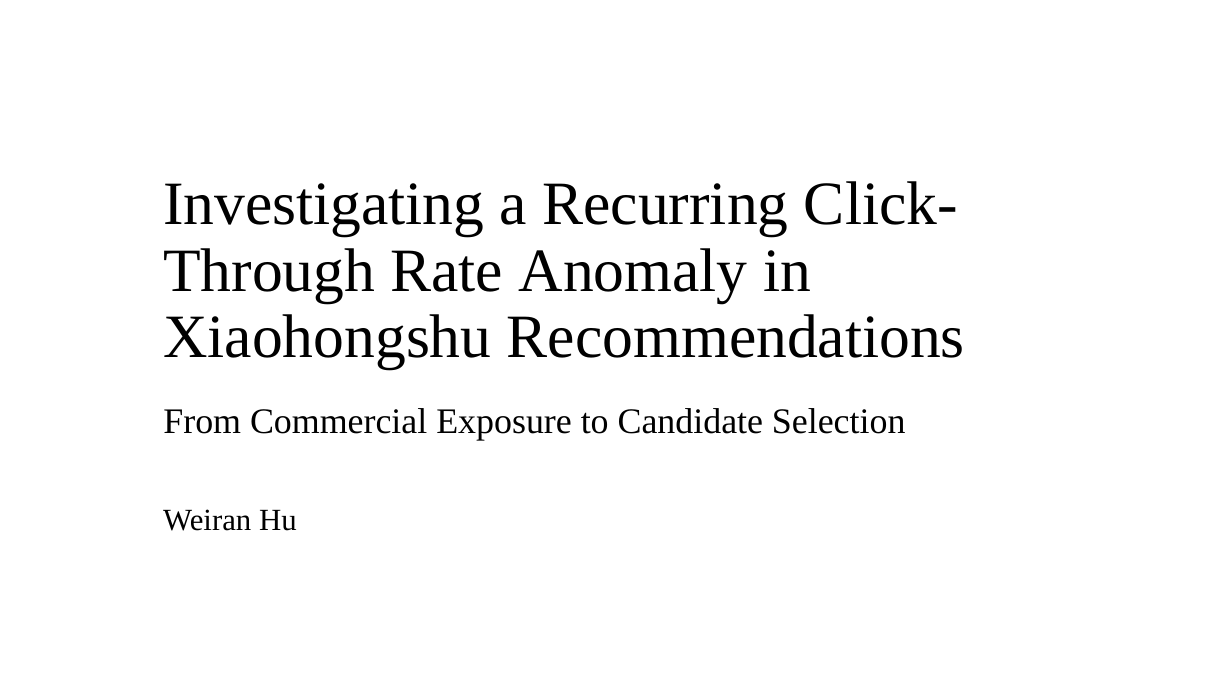
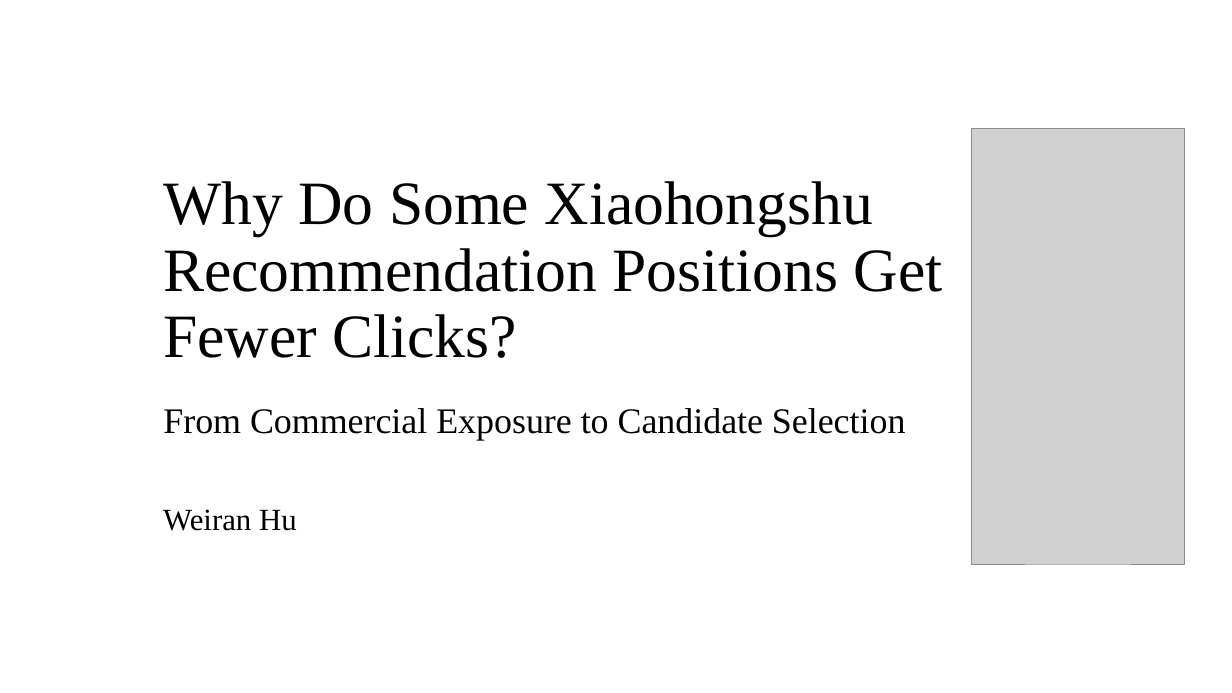
Before and after one commit to weiran901/Introduction2CSS-Final, a slide deck: slide 1 of Presentation.pptx. Drawn at 1232x693 pixels with LibreOffice and Linux fonts; fonts in the diff are those of the drawing; grey boxes stand for pictures. Boxes give left, top, right and bottom in pixels: in the first picture for what was removed or moved away, otherwise in the second. Text is boxed around its words. In the diff, an @@ line names an element or a change of style, - is before the commit and + after.

```diff
--- a/Presentation.pptx
+++ b/Presentation.pptx
@@ picture added at (x1=971, y1=128, x2=1185, y2=565) @@
@@ title at (x1=163, y1=181, x2=943, y2=358): text changed @@
-Investigating a Recurring Click-Through Rate Anomaly in Xiaohongshu Recommendations
+Why Do Some Xiaohongshu Recommendation Positions Get Fewer Clicks?
```
Also in this commit, not shown: 2 other slides changed.
